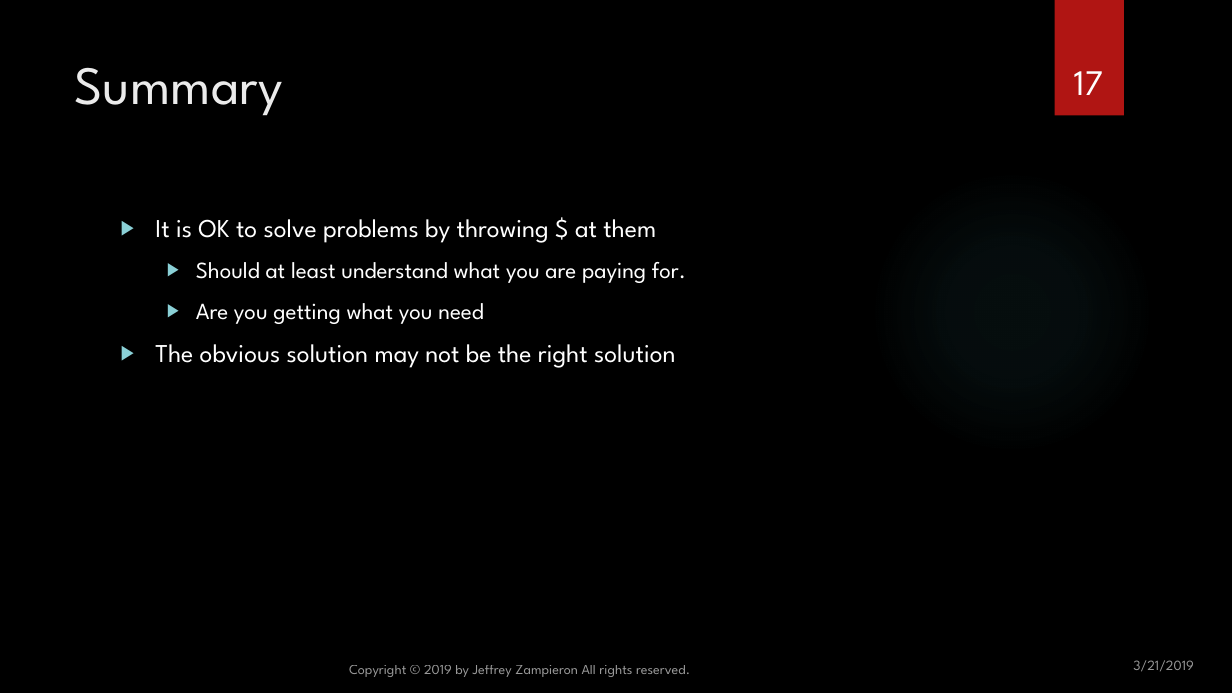
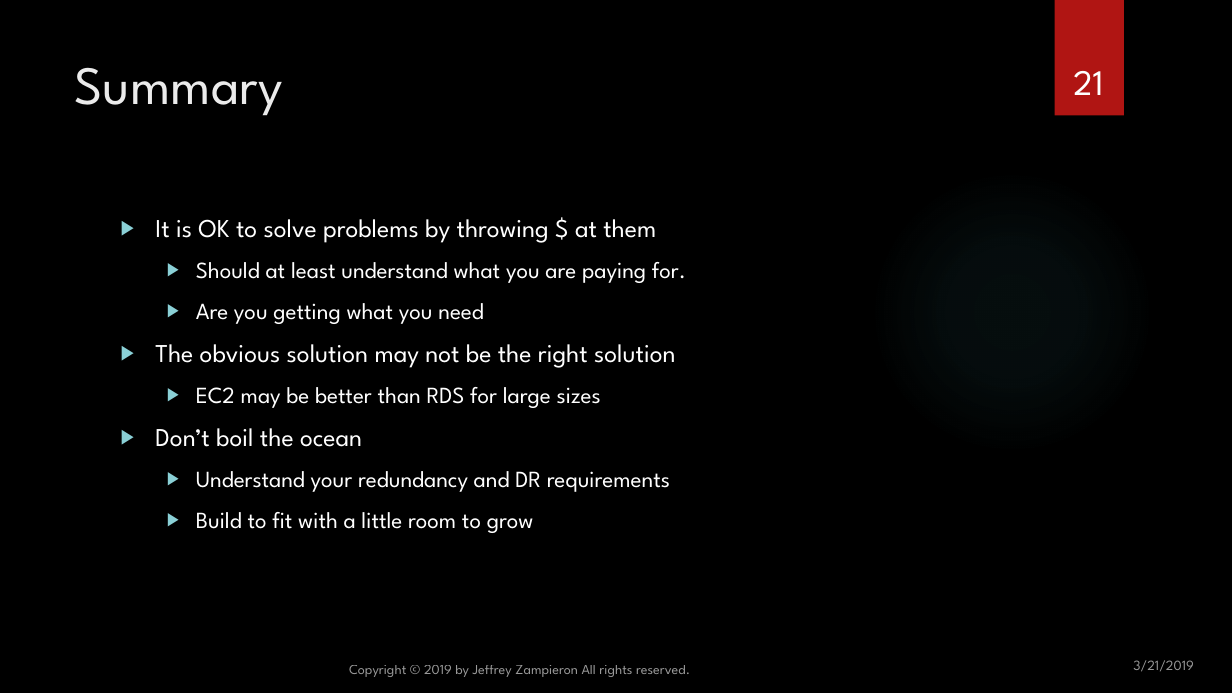
Before and after one commit to jzampieron/pgconf2019, a slide deck: slide 21 of presentation/JZ_PGConf2019.pptx (slide 17 before the commit). Drawn at 1232x693 pixels with LibreOffice and Linux fonts; fonts in the diff are those of the drawing; background and template pictures are left out. Boxes give left, top, right and bottom in pixels: in the first picture for what was removed or moved away, otherwise in the second. Text is boxed around its words. In the diff, an @@ line names an element or a change of style, - is before the commit and + after.

```diff
--- a/presentation/JZ_PGConf2019.pptx
+++ b/presentation/JZ_PGConf2019.pptx
@@ page number at [1073, 71, 1103, 95]: text changed @@
-17
+21
@@ text at [155, 387, 670, 533]: paragraphs added @@
+  ▶ EC2 may be better than RDS for large sizes
+▶ Don’t boil the ocean
+  ▶ Understand your redundancy and DR requirements
+  ▶ Build to fit with a little room to grow
```
Also in this commit, not shown: 5 other slides changed, 5 slides added, 1 other file.
